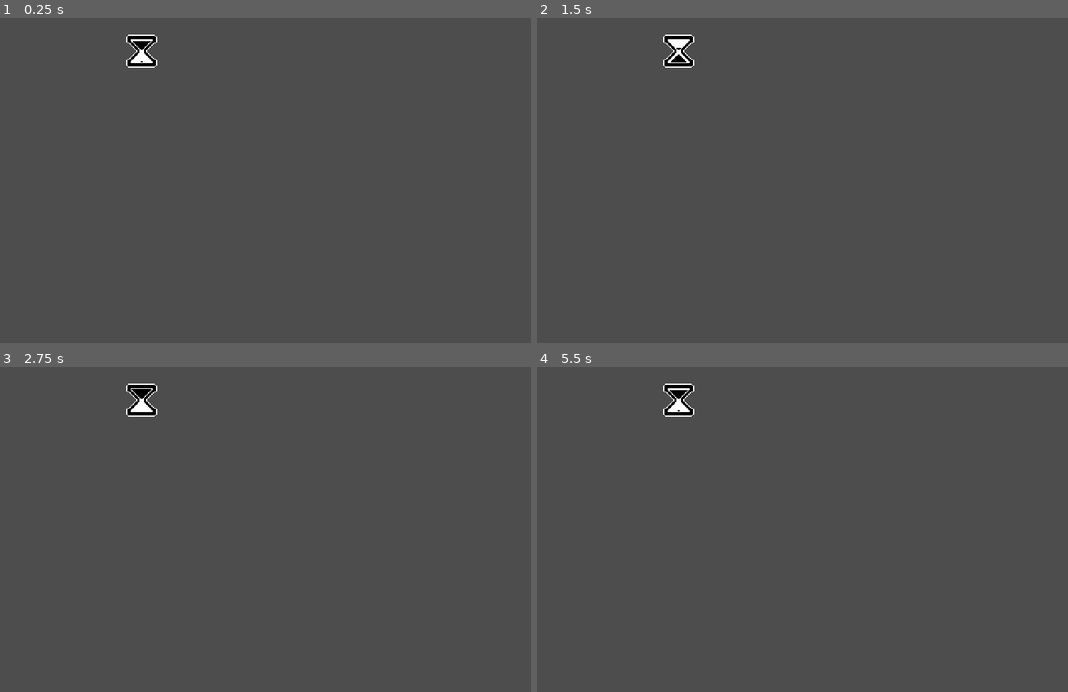
Above: before the commit, frames 1-4 (two rows, left to right).
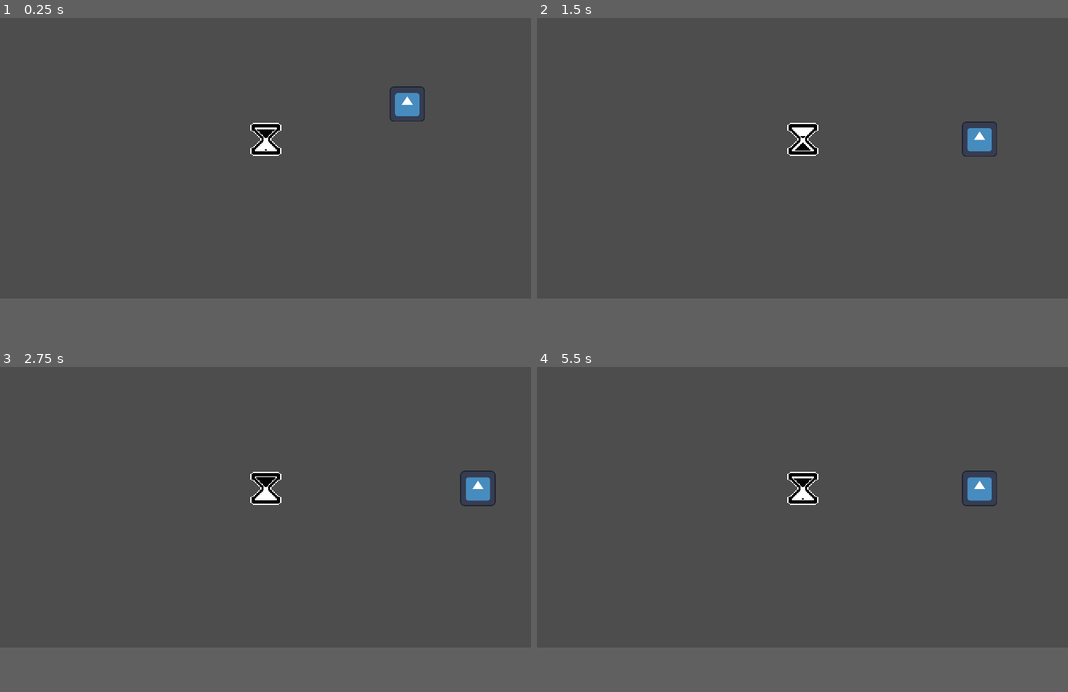
Above: after the commit, the same moments.

Repository: Raisinaut/Micro-Jam-034
Game: Godot game, scene res://Levels/test_level.tscn
Same seed, same stepped clock (60 frames per second), same inputs: the game is played once before the commit and once after it. The engine's default icon, where the game draws it, is replaced by a stand-in: a white triangle on a blue panel in a dark square.
Inputs:
- Up to frame 1 (0.25 s): no input
- Up to frame 2 (1.5 s): tap Enter at 0.5 s; hold D (move_right) 0.53-1.28 s; hold S (move_down) from 1.28 s (still down)
- Up to frame 3 (2.75 s): release S (move_down) at 2.03 s; hold D (move_right) from 2.03 s (still down)
- Up to frame 4 (5.5 s): release D (move_right) at 2.78 s; hold W (move_up) 2.78-3.53 s; tap Space at 3.5 s; hold A (move_left) 3.53-5.03 s; hold S (move_down) from 5.03 s (still down)
In our replay, the window is 800x600 before the commit and 800x533 after it. These sizes can differ from the game's own. Grey fills any space a smaller window leaves; there, only what the larger window draws over its background counts as a difference.

The runs differ from the first frame. In frame 1, 1.3% of the frame differs, in the area x 23-80%, y 5-43%; in frame 2, 1.3%; in frame 3, 1.4%, in the area x 23-94%, y 5-43%; in frame 4, 1.4%.

Commit message:
test world, window size

Diff:
--- a/Godot/defense-game/Characters/GridNode.tscn
+++ b/Godot/defense-game/Characters/GridNode.tscn
@@ -1,16 +1,6 @@
-[gd_scene load_steps=4 format=3 uid="uid://brrb85jfiiqh8"]
+[gd_scene load_steps=2 format=3 uid="uid://brrb85jfiiqh8"]
 
 [ext_resource type="Script" path="res://Characters/grid_node.gd" id="1_3nexw"]
-[ext_resource type="PackedScene" uid="uid://behdr5su2x6fw" path="res://Characters/GridCharacter.tscn" id="2_imh73"]
-[ext_resource type="PackedScene" uid="uid://cynt0mxgo2qeh" path="res://Characters/Player.tscn" id="3_rrbst"]
 
 [node name="GridNode" type="Node2D"]
 script = ExtResource("1_3nexw")
-grid_size = 32.0
-grid_origin = Vector2(240, 180)
-
-[node name="GridCharacter" parent="." instance=ExtResource("2_imh73")]
-position = Vector2(384, 192)
-
-[node name="Player" parent="." instance=ExtResource("3_rrbst")]
-position = Vector2(64, 96)
--- a/Godot/defense-game/Characters/Jouster/jouster.gd
+++ /dev/null
@@ -1 +0,0 @@
-extends CharacterBody2D
--- a/Godot/defense-game/Characters/Jouster/jouster.tscn
+++ /dev/null
@@ -1,12 +0,0 @@
-[gd_scene load_steps=3 format=3 uid="uid://clxo51278dn78"]
-
-[ext_resource type="Script" path="res://Characters/Jouster/jouster.gd" id="1_ofada"]
-
-[sub_resource type="RectangleShape2D" id="RectangleShape2D_7geeg"]
-
-[node name="CharacterBody2D" type="CharacterBody2D"]
-script = ExtResource("1_ofada")
-
-[node name="CollisionShape2D" type="CollisionShape2D" parent="."]
-rotation = 1.5708
-shape = SubResource("RectangleShape2D_7geeg")
--- a/Godot/defense-game/Characters/grid_character.gd
+++ b/Godot/defense-game/Characters/grid_character.gd
@@ -20,5 +20,5 @@
 func initialize_grid(grid_size: float, grid_origin: Vector2):
 	_grid_step = grid_size
 	_grid_origin = grid_origin
-	_grid_position = (position - _grid_origin) / _grid_step
+	_grid_position = round((position - _grid_origin) / _grid_step)
 	update_position(0)
--- a/Godot/defense-game/Characters/grid_node.gd
+++ b/Godot/defense-game/Characters/grid_node.gd
@@ -1,7 +1,7 @@
 class_name GridNode
 extends Node2D
 
-@export var grid_size := 100.0
+@export_custom(PROPERTY_HINT_NONE, "suffix:px") var grid_size := 100.0
 @export var grid_origin := Vector2(0,0)
 
 func _ready() -> void:
--- a/Godot/defense-game/Levels/test_level.tscn
+++ b/Godot/defense-game/Levels/test_level.tscn
@@ -1,8 +1,17 @@
-[gd_scene load_steps=2 format=3 uid="uid://bi6yinnbs0asm"]
+[gd_scene load_steps=4 format=3 uid="uid://bi6yinnbs0asm"]
 
+[ext_resource type="PackedScene" uid="uid://brrb85jfiiqh8" path="res://Characters/GridNode.tscn" id="1_22lwh"]
 [ext_resource type="PackedScene" uid="uid://b076w8dhkuj4u" path="res://Objects/hourglass.tscn" id="1_giacu"]
+[ext_resource type="PackedScene" uid="uid://cynt0mxgo2qeh" path="res://Characters/Player.tscn" id="2_pp4ul"]
 
 [node name="World" type="Node2D"]
 
+[node name="GridNode" parent="." instance=ExtResource("1_22lwh")]
+position = Vector2(240, 176)
+grid_size = 32.0
+
+[node name="Player" parent="GridNode" instance=ExtResource("2_pp4ul")]
+position = Vector2(128, -32)
+
 [node name="Hourglass" parent="." instance=ExtResource("1_giacu")]
-position = Vector2(128, 96)
+position = Vector2(240, 176)
--- a/Godot/defense-game/project.godot
+++ b/Godot/defense-game/project.godot
@@ -22,7 +22,7 @@
 [display]
 
 window/size/viewport_width=480
-window/size/viewport_height=360
+window/size/viewport_height=320
 window/size/window_width_override=960
 window/size/window_height_override=720
 window/stretch/mode="canvas_items"
